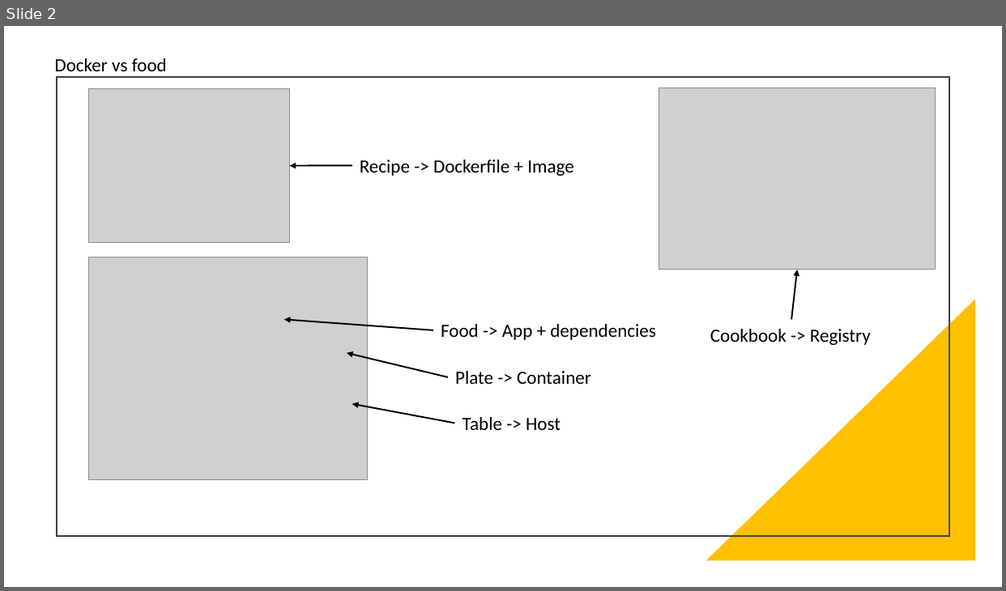
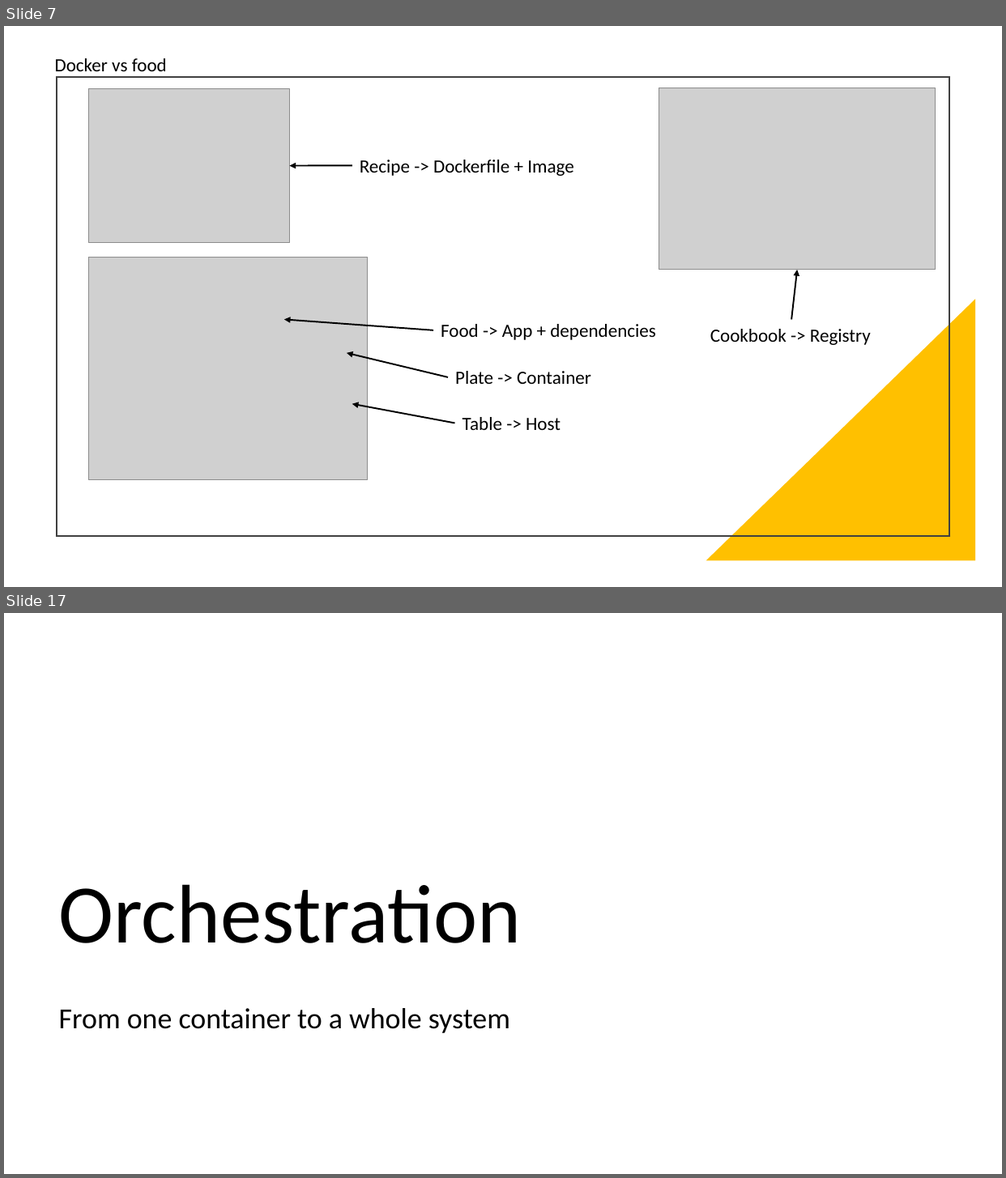
Before and after one commit to santanaguy/hexis-presentations, a slide deck: Docker Delight.pptx. Shown one above the other, each under a label of ours: slide 2 before the commit, slides 7 and 17 after it; the slides between them are not shown. The pictures are 1006x591 and 1006x1178 pixels, drawn with LibreOffice and Linux fonts; fonts in the diff are those of the drawing; grey boxes stand for pictures. Boxes give left, top, right and bottom in pixels: in the first picture for what was removed or moved away, otherwise in the second. Text is boxed around its words. In the diff, an @@ line names an element or a change of style, - is before the commit and + after.

```diff
--- a/Docker Delight.pptx
+++ b/Docker Delight.pptx
@@ slide 17 added at box(4, 613, 1002, 1174), background #FFFFFF @@
@@ title added at box(59, 884, 522, 943), 80 pt, text #000000 @@
+Orchestration
@@ subtitle added at box(59, 1008, 510, 1033), 28 pt, text #000000 @@
+From one container to a whole system
@@ what was slide 2 is now slide 7 @@
```
Also in this commit, not shown: 3 slides changed, 25 other slides added, 5 slides removed, 2 other files.
